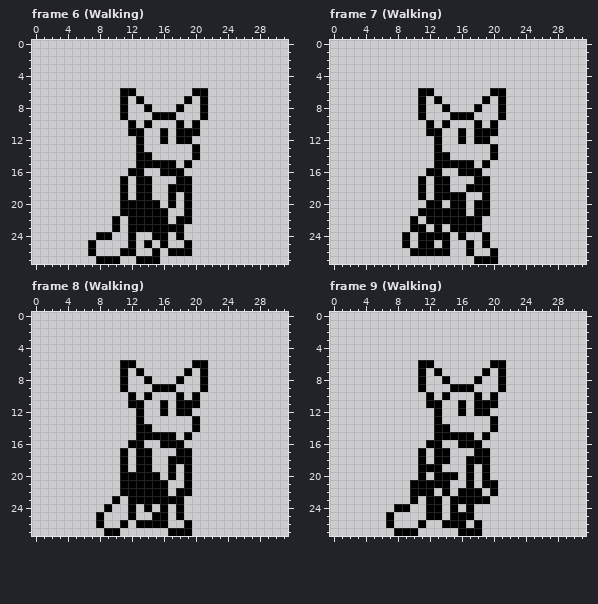
Pixel-art file: TerraGuardian Sprites/Cait Sith Son.aseprite. That is the earlier state.
32x28 pixels, 21 frames. Shown: frame 6 (Walking), frame 7 (Walking), frame 8 (Walking), frame 9 (Walking). The commit also changed other frames, which this record leaves out.
After the commit:
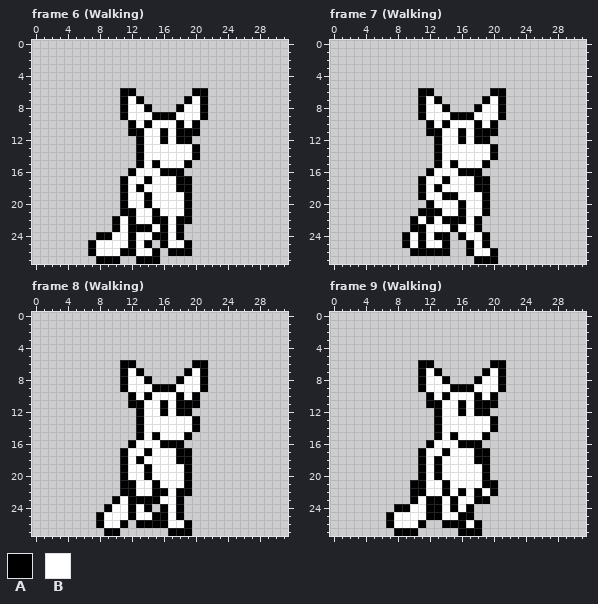
Palette (. is transparent): A #000000  B #ffffff
What changed:
layer "White" now shown
--- frame 6 (Walking), layer "White"
@@ x 6..22 @@
  6 .....AA.......AA.
- 7 .....A.A.....A.A.
- 8 .....A..A...A..A.
- 9 .....A...AAA...A.
-10 ......A.A...A.A..
-11 ......AA..A.AAA..
-12 .......A..A.AA...
-13 .......A......A..
-14 .......AA.....A..
-15 .......AAAAA.A...
-16 ......AA..AAA....
-17 .....A.AA...AA...
-18 .....A.AA..AAA...
-19 .....A.AA..A.A...
-20 .....AAAAA.A.A...
-21 .....AAAAAA..A...
-22 ....A.AAAAA.AA...
-23 ....A.AAAAAAA....
-24 ..AA..A..AA.A....
-25 .A....A.A.A..A...
-26 .A...AA..A.AAA...
+ 7 .....ABA.....ABA.
+ 8 .....ABBA...ABBA.
+ 9 .....ABBBAAABBBA.
+10 ......ABABBBABA..
+11 ......AABBABAAA..
+12 .......ABBABAA...
+13 .......ABBBBBBA..
+14 .......ABBBBBBA..
+15 .......ABABBBA...
+16 ......ABBBAAA....
+17 .....ABBABBBAA...
+18 .....ABABBBBAA...
+19 .....ABBABBBBA...
+20 .....ABBABBBBA...
+21 .....AABBABBBA...
+22 ....ABABBAABAA...
+23 ....ABAAABABA....
+24 ..AABBABBAABA....
+25 .ABBBBABA.ABBA...
+26 .ABBBAABBA.AAA...
 27 ..AAA..AAA.......
--- frame 7 (Walking), layer "White"
@@ x 8..22 @@
  6 ...AA.......AA.
- 7 ...A.A.....A.A.
- 8 ...A..A...A..A.
- 9 ...A...AAA...A.
-10 ....A.A...A.A..
-11 ....AA..A.AAA..
-12 .....A..A.AA...
-13 .....A......A..
-14 .....AA.....A..
-15 .....AAAAA.A...
-16 ....AA..AAA....
-17 ...A.AA...AA...
-18 ...A.AA..AAA...
-19 ...A.AAAA..A...
-20 ....AA.AA.AA...
-21 ...AAAAAA.AA...
-22 ..A.AAAAAAA....
-23 ..AA.A.AAAA....
-24 .A.AAAA.A..A...
-25 .A.AA.A..A.A...
-26 ..AAAAA..A..A..
+ 7 ...ABA.....ABA.
+ 8 ...ABBA...ABBA.
+ 9 ...ABBBAAABBBA.
+10 ....ABABBBABA..
+11 ....AABBABAAA..
+12 .....ABBABAA...
+13 .....ABBBBBBA..
+14 .....ABBBBBBA..
+15 .....ABABBBA...
+16 ....ABBBAAA....
+17 ...ABBABBBAA...
+18 ...ABABBBBAA...
+19 ...ABBAABBBA...
+20 ....ABBBABBA...
+21 ...AAABBABBA...
+22 ..ABABAAABA....
+23 ..AABBBABBA....
+24 .ABABAA.ABBA...
+25 .ABABBA..ABA...
+26 ..AAAAA..ABBA..
 27 ..........AAA..
--- frame 8 (Walking), layer "White"
@@ x 7..22 @@
  6 ....AA.......AA.
- 7 ....A.A.....A.A.
- 8 ....A..A...A..A.
- 9 ....A...AAA...A.
-10 .....A.A...A.A..
-11 .....AA..A.AAA..
-12 ......A..A.AA...
-13 ......A......A..
-14 ......AA.....A..
-15 ......AAAAA.A...
-16 .....AA..AAA....
-17 ....A.AA...AA...
-18 ....A.AA..AAA...
-19 ....A.AA..A.A...
-20 ....AAAAA.A.A...
-21 ....AAAAAA..A...
-22 ....AAAAAA.AA...
-23 ...A.AAAAAAA....
-24 ..A..A.A.A.A....
-25 .A...A..AA.A....
-26 .A..A.AAAA..A...
+ 7 ....ABA.....ABA.
+ 8 ....ABBA...ABBA.
+ 9 ....ABBBAAABBBA.
+10 .....ABABBBABA..
+11 .....AABBABAAA..
+12 ......ABBABAA...
+13 ......ABBBBBBA..
+14 ......ABBBBBBA..
+15 ......ABABBBA...
+16 .....ABBBAAA....
+17 ....ABBABBBAA...
+18 ....ABABBBBAA...
+19 ....ABBABBBBA...
+20 ....ABBABBBBA...
+21 ....AABBABBBA...
+22 ....AABBAABAA...
+23 ...ABAAAABBA....
+24 ..ABBABA.ABA....
+25 .ABBBABBAABA....
+26 .ABBA.AAAABBA...
 27 ..AA......AAA...
--- frame 9 (Walking), layer "White"
@@ x 6..22 @@
  6 .....AA.......AA.
- 7 .....A.A.....A.A.
- 8 .....A..A...A..A.
- 9 .....A...AAA...A.
-10 ......A.A...A.A..
-11 ......AA..A.AAA..
-12 .......A..A.AA...
-13 .......A......A..
-14 .......AA.....A..
-15 .......AAAAA.A...
-16 ......AA..AAA....
-17 .....A.AA...AA...
-18 .....A.AA..AAA...
-19 .....AAA...A.A...
-20 .....A.AAA.A.A...
-21 ....AAAAA..A.AA..
-22 ....AAA.A.AAA.A..
-23 ....A.AA.AAAAA...
-24 ..AA..AA.A.A.....
-25 .A....AA.AAA.....
-26 .A...A..AAA.A....
+ 7 .....ABA.....ABA.
+ 8 .....ABBA...ABBA.
+ 9 .....ABBBAAABBBA.
+10 ......ABABBBABA..
+11 ......AABBABAAA..
+12 .......ABBABAA...
+13 .......ABBBBBBA..
+14 .......ABBBBBBA..
+15 .......ABABBBA...
+16 ......ABBBAAA....
+17 .....ABBABBBAA...
+18 .....ABABBBBAA...
+19 .....ABABBBBBA...
+20 .....ABABBBBBA...
+21 ....AABBABBBBAA..
+22 ....AABBABABABA..
+23 ....ABAABABBAA...
+24 ..AABBAABABA.....
+25 .ABBBBAABBAA.....
+26 .ABBBA..AAABA....
 27 ..AAA.....AAA....
Where, in picture pixels (left, top, right, bottom), the same in both pictures:
changed: (96, 96, 200, 256)
changed: (410, 96, 498, 256)
changed: (104, 368, 200, 528)
changed: (394, 368, 498, 528)
